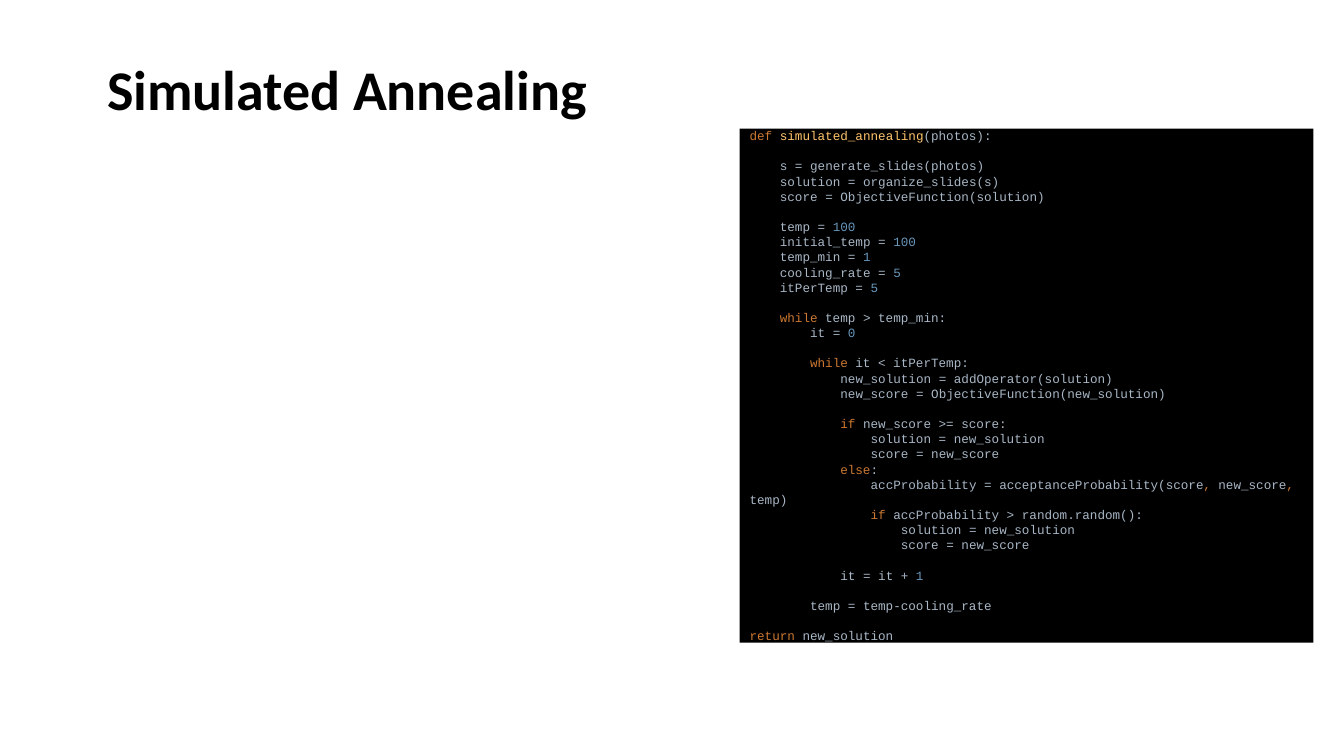
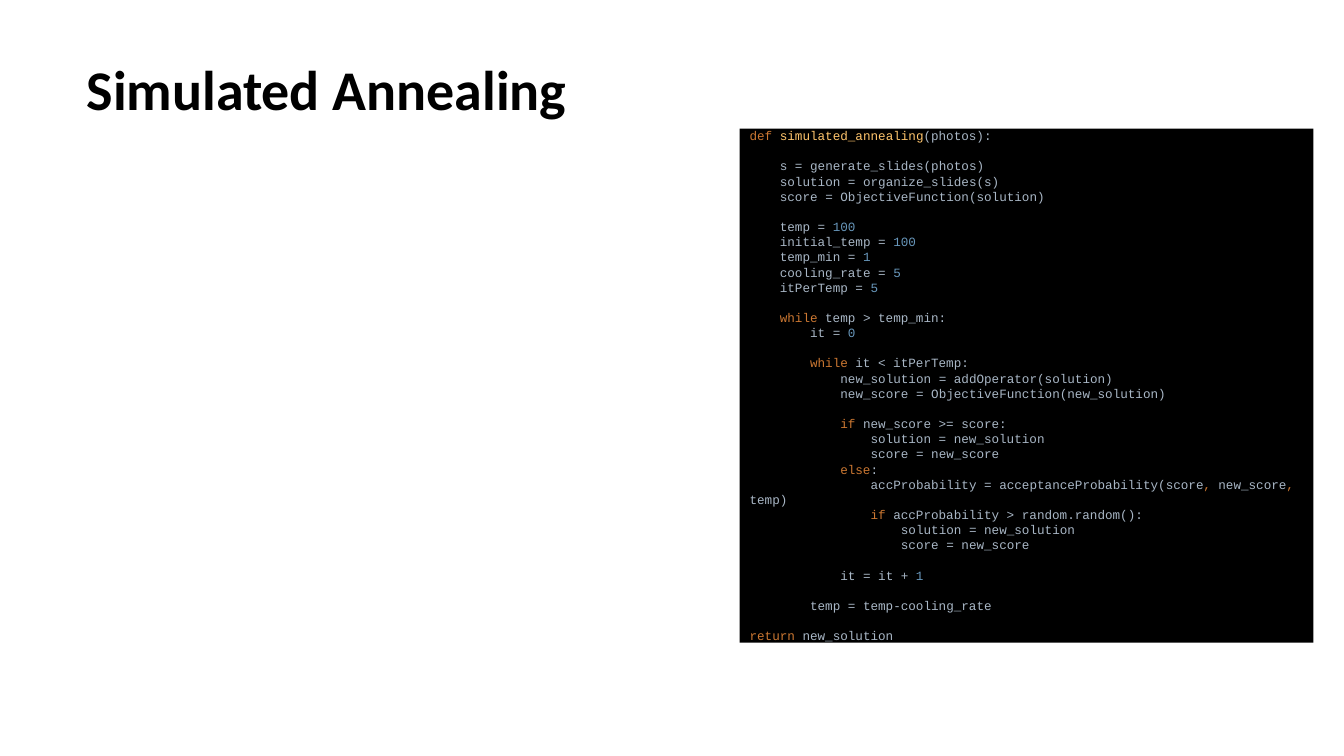
Before and after one commit to j-vm/FEUP_IART_2020, a slide deck: slide 2 of assets/EntregaFinal.pptx. Drawn at 1344x756 pixels with LibreOffice and Linux fonts; fonts in the diff are those of the drawing; grey boxes stand for pictures. Boxes give left, top, right and bottom in pixels: in the first picture for what was removed or moved away, otherwise in the second. Text is boxed around its words. In the diff, an @@ line names an element or a change of style, - is before the commit and + after.

```diff
--- a/assets/EntregaFinal.pptx
+++ b/assets/EntregaFinal.pptx
@@ title "Simulated Annealing": place and size @@
-title "Simulated Annealing" at (107, 70, 587, 120)
+title "Simulated Annealing" at (87, 70, 567, 120)
```
Also in this commit, not shown: 4 other slides changed, 3 other files.
